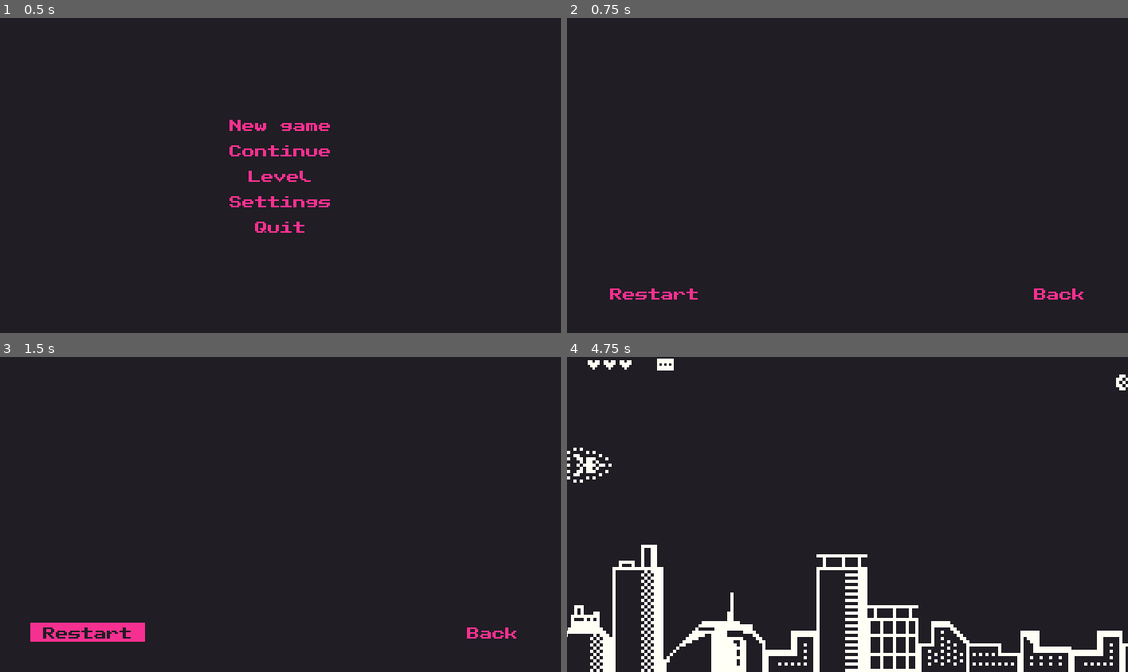
Above: before the commit, frames 1-4 (two rows, left to right).
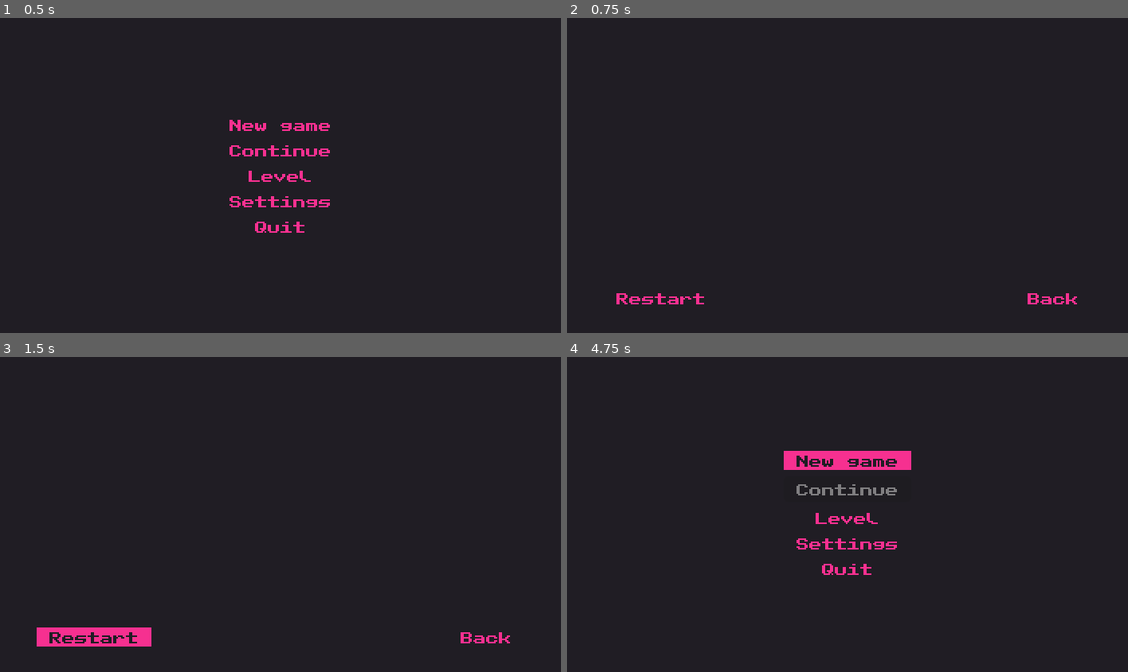
Above: after the commit, the same moments.

Repository: victor-romero-martinez/space-umpact
Game: Godot game, scene res://control/main_menu.tscn
The game is run twice, just before and just after one commit, with the same random seed, the same clock (stepped at 60 frames per second) and the same inputs.
Inputs:
- Up to frame 1 (0.5 s): no input
- Up to frame 2 (0.75 s): click "Level" at 0.5 s
- Up to frame 3 (1.5 s): click "Restart" at 1.25 s
- Up to frame 4 (4.75 s): click "Back" at 2 s; click "Settings" at 2.75 s; click "Back" at 3.5 s; click "New game" at 4.25 s

Frame 1 is identical in both runs. In frame 2, 0.6% of the frame differs, in the area x 7-93%, y 85-91%; in frame 3, 1.2%; in frame 4, 9.8%, in the area x 0-100%, y 0-100%.
Error before the commit: Invalid access to property or key 'level' on a base object of type 'Dictionary'. (res://scripts/control/main_menu.gd:8)
Error after the commit: Invalid access to property or key 'level' on a base object of type 'Dictionary'. (res://scripts/control/main_menu.gd:11)

Commit message:
update

Diff:
--- a/control/dead_menu.tscn
+++ b/control/dead_menu.tscn
@@ -1,7 +1,9 @@
-[gd_scene load_steps=3 format=3 uid="uid://bvly1kbiy7ohq"]
+[gd_scene load_steps=5 format=3 uid="uid://bvly1kbiy7ohq"]
 
 [ext_resource type="Script" path="res://scripts/control/dead_menu.gd" id="1_on13i"]
 [ext_resource type="Theme" uid="uid://bpw54qrjueliy" path="res://control/theme/pink_theme.tres" id="2_kx8tq"]
+[ext_resource type="PackedScene" uid="uid://b8rclw5pbsbpp" path="res://scenes/vfx/beep_1.tscn" id="3_yifku"]
+[ext_resource type="PackedScene" uid="uid://daycwy6rac11b" path="res://scenes/vfx/beep_2.tscn" id="4_3oiaq"]
 
 [node name="Control" type="Control"]
 layout_mode = 3
@@ -62,6 +64,10 @@
 mouse_default_cursor_shape = 2
 text = "Quit"
 
+[node name="Beep1" parent="." instance=ExtResource("3_yifku")]
+
+[node name="Beep2" parent="." instance=ExtResource("4_3oiaq")]
+
 [connection signal="pressed" from="ColorRect/MarginContainer/VBoxContainer/Retry" to="." method="_on_retry_pressed"]
 [connection signal="pressed" from="ColorRect/MarginContainer/VBoxContainer/MainMenu" to="." method="_on_main_menu_pressed"]
 [connection signal="pressed" from="ColorRect/MarginContainer/VBoxContainer/Quit" to="." method="_on_quit_pressed"]
--- a/control/level_menu.tscn
+++ /dev/null
@@ -1,74 +0,0 @@
-[gd_scene load_steps=5 format=3 uid="uid://c7nx3jikvuyxe"]
-
-[ext_resource type="Script" path="res://scripts/control/level_menu.gd" id="1_n7du3"]
-[ext_resource type="PackedScene" uid="uid://hs2qvsb6w8tj" path="res://scenes/level_1.tscn" id="2_meudv"]
-[ext_resource type="PackedScene" uid="uid://bse3clbf784ak" path="res://scenes/level_2.tscn" id="3_o7u8i"]
-[ext_resource type="Theme" uid="uid://bpw54qrjueliy" path="res://control/theme/pink_theme.tres" id="4_2ylfj"]
-
-[node name="LevelMenu" type="Control"]
-layout_mode = 3
-anchors_preset = 15
-anchor_right = 1.0
-anchor_bottom = 1.0
-grow_horizontal = 2
-grow_vertical = 2
-theme = ExtResource("4_2ylfj")
-script = ExtResource("1_n7du3")
-levels = Array[PackedScene]([ExtResource("2_meudv"), ExtResource("3_o7u8i")])
-
-[node name="ColorRect" type="ColorRect" parent="."]
-layout_mode = 1
-anchors_preset = 15
-anchor_right = 1.0
-anchor_bottom = 1.0
-grow_horizontal = 2
-grow_vertical = 2
-color = Color(0.12549, 0.113725, 0.141176, 1)
-
-[node name="MarginContainer" type="MarginContainer" parent="."]
-layout_mode = 1
-anchors_preset = 15
-anchor_right = 1.0
-anchor_bottom = 1.0
-offset_left = 19.0
-offset_top = 19.0
-offset_right = -19.0
-offset_bottom = -19.0
-grow_horizontal = 2
-grow_vertical = 2
-
-[node name="LevelContainer" type="GridContainer" parent="MarginContainer"]
-unique_name_in_owner = true
-layout_mode = 2
-size_flags_horizontal = 4
-size_flags_vertical = 4
-theme_override_constants/h_separation = 10
-theme_override_constants/v_separation = 10
-columns = 7
-
-[node name="VBoxContainer" type="HBoxContainer" parent="MarginContainer"]
-layout_mode = 2
-size_flags_vertical = 8
-
-[node name="Restart" type="Button" parent="MarginContainer/VBoxContainer"]
-layout_mode = 2
-size_flags_horizontal = 0
-focus_mode = 0
-mouse_default_cursor_shape = 2
-text = "Restart"
-
-[node name="VSeparator" type="VSeparator" parent="MarginContainer/VBoxContainer"]
-modulate = Color(1, 1, 1, 0)
-layout_mode = 2
-size_flags_horizontal = 3
-
-[node name="Back" type="Button" parent="MarginContainer/VBoxContainer"]
-layout_mode = 2
-size_flags_horizontal = 8
-focus_mode = 0
-mouse_default_cursor_shape = 2
-text = "Back
-"
-
-[connection signal="pressed" from="MarginContainer/VBoxContainer/Restart" to="." method="_on_restart_pressed"]
-[connection signal="pressed" from="MarginContainer/VBoxContainer/Back" to="." method="_on_back_pressed"]
--- a/control/main_menu.tscn
+++ b/control/main_menu.tscn
@@ -1,7 +1,12 @@
-[gd_scene load_steps=3 format=3 uid="uid://dsqspqaej2x7i"]
+[gd_scene load_steps=8 format=3 uid="uid://dsqspqaej2x7i"]
 
 [ext_resource type="Script" path="res://scripts/control/main_menu.gd" id="1_4txhe"]
 [ext_resource type="Theme" uid="uid://bpw54qrjueliy" path="res://control/theme/pink_theme.tres" id="1_tq4my"]
+[ext_resource type="PackedScene" uid="uid://b8rclw5pbsbpp" path="res://scenes/vfx/beep_1.tscn" id="3_d12y8"]
+[ext_resource type="PackedScene" uid="uid://hs2qvsb6w8tj" path="res://scenes/level_1.tscn" id="3_divir"]
+[ext_resource type="PackedScene" uid="uid://daycwy6rac11b" path="res://scenes/vfx/beep_2.tscn" id="4_5mh6q"]
+[ext_resource type="PackedScene" uid="uid://bse3clbf784ak" path="res://scenes/level_2.tscn" id="4_mjsxg"]
+[ext_resource type="PackedScene" uid="uid://b3nuxs564es82" path="res://scenes/music/main_music.tscn" id="5_kvi5w"]
 
 [node name="MainMenu" type="Control"]
 layout_mode = 3
@@ -12,6 +17,7 @@
 grow_vertical = 2
 theme = ExtResource("1_tq4my")
 script = ExtResource("1_4txhe")
+levels = Array[PackedScene]([ExtResource("3_divir"), ExtResource("4_mjsxg")])
 
 [node name="ColorRect" type="ColorRect" parent="."]
 layout_mode = 1
@@ -116,30 +122,36 @@
 layout_mode = 2
 size_flags_horizontal = 3
 
-[node name="HSlider" type="HSlider" parent="MarginContainer/Settings/Music"]
+[node name="MusicSlide" type="HSlider" parent="MarginContainer/Settings/Music"]
 clip_contents = true
 custom_minimum_size = Vector2(80, 0)
 layout_mode = 2
-
-[node name="FX" type="HBoxContainer" parent="MarginContainer/Settings"]
-layout_mode = 2
-
-[node name="Label" type="Label" parent="MarginContainer/Settings/FX"]
+min_value = -10.0
+max_value = 0.0
+step = 0.1
+
+[node name="VFX" type="HBoxContainer" parent="MarginContainer/Settings"]
+layout_mode = 2
+
+[node name="Label" type="Label" parent="MarginContainer/Settings/VFX"]
 layout_mode = 2
 theme_override_font_sizes/font_size = 8
 text = "Fx"
 
-[node name="VSeparator2" type="VSeparator" parent="MarginContainer/Settings/FX"]
+[node name="VSeparator2" type="VSeparator" parent="MarginContainer/Settings/VFX"]
 modulate = Color(1, 1, 1, 0)
 layout_mode = 2
 size_flags_horizontal = 6
 
-[node name="HSlider" type="HSlider" parent="MarginContainer/Settings/FX"]
+[node name="VFXSlide" type="HSlider" parent="MarginContainer/Settings/VFX"]
 clip_contents = true
 custom_minimum_size = Vector2(80, 0)
 layout_mode = 2
 size_flags_horizontal = 4
 size_flags_vertical = 4
+min_value = -10.0
+max_value = 0.0
+step = 0.1
 
 [node name="VSeparator" type="HSeparator" parent="MarginContainer/Settings"]
 modulate = Color(1, 1, 1, 0)
@@ -152,6 +164,59 @@
 size_flags_vertical = 4
 mouse_default_cursor_shape = 2
 text = "Back"
+
+[node name="Level" type="Control" parent="MarginContainer"]
+visible = false
+layout_mode = 2
+
+[node name="LevelContainer" type="GridContainer" parent="MarginContainer/Level"]
+layout_mode = 1
+anchors_preset = 8
+anchor_left = 0.5
+anchor_top = 0.5
+anchor_right = 0.5
+anchor_bottom = 0.5
+grow_horizontal = 2
+grow_vertical = 2
+size_flags_horizontal = 4
+size_flags_vertical = 4
+theme_override_constants/h_separation = 10
+theme_override_constants/v_separation = 10
+columns = 7
+
+[node name="VBoxContainer" type="HBoxContainer" parent="MarginContainer/Level"]
+layout_mode = 2
+offset_top = 154.0
+offset_right = 306.0
+offset_bottom = 166.0
+size_flags_vertical = 8
+
+[node name="Restart" type="Button" parent="MarginContainer/Level/VBoxContainer"]
+layout_mode = 2
+size_flags_horizontal = 0
+focus_mode = 0
+mouse_default_cursor_shape = 2
+text = "Restart"
+
+[node name="VSeparator" type="VSeparator" parent="MarginContainer/Level/VBoxContainer"]
+modulate = Color(1, 1, 1, 0)
+layout_mode = 2
+size_flags_horizontal = 3
+
+[node name="Back" type="Button" parent="MarginContainer/Level/VBoxContainer"]
+layout_mode = 2
+size_flags_horizontal = 8
+focus_mode = 0
+mouse_default_cursor_shape = 2
+text = "Back
+"
+
+[node name="Beep1" parent="." instance=ExtResource("3_d12y8")]
+visible = false
+
+[node name="Beep2" parent="." instance=ExtResource("4_5mh6q")]
+
+[node name="MainMusic" parent="." instance=ExtResource("5_kvi5w")]
 
 [connection signal="pressed" from="MarginContainer/Main/NewGame" to="." method="_on_new_game_pressed"]
 [connection signal="pressed" from="MarginContainer/Main/ContinueBtn" to="." method="_on_continue_pressed"]
@@ -159,4 +224,10 @@
 [connection signal="pressed" from="MarginContainer/Main/Settings" to="." method="_on_settings_pressed"]
 [connection signal="pressed" from="MarginContainer/Main/Quit" to="." method="_on_quit_pressed"]
 [connection signal="item_selected" from="MarginContainer/Settings/Theme/OptionButton" to="." method="_on_option_button_item_selected"]
+[connection signal="drag_ended" from="MarginContainer/Settings/Music/MusicSlide" to="." method="_on_music_slide_drag_ended"]
+[connection signal="value_changed" from="MarginContainer/Settings/Music/MusicSlide" to="." method="_on_music"]
+[connection signal="drag_ended" from="MarginContainer/Settings/VFX/VFXSlide" to="." method="_on_vfx_slide_drag_ended"]
+[connection signal="value_changed" from="MarginContainer/Settings/VFX/VFXSlide" to="." method="_on_vfx"]
 [connection signal="pressed" from="MarginContainer/Settings/Button" to="." method="_on_button_pressed"]
+[connection signal="pressed" from="MarginContainer/Level/VBoxContainer/Restart" to="." method="_on_restart_pressed"]
+[connection signal="pressed" from="MarginContainer/Level/VBoxContainer/Back" to="." method="_on_back_pressed"]
--- a/control/menu_pause.tscn
+++ b/control/menu_pause.tscn
@@ -1,7 +1,9 @@
-[gd_scene load_steps=3 format=3 uid="uid://dmb1acg6lojr5"]
+[gd_scene load_steps=5 format=3 uid="uid://dmb1acg6lojr5"]
 
 [ext_resource type="Script" path="res://scripts/control/menu_pause.gd" id="1_wm58i"]
 [ext_resource type="Theme" uid="uid://bpw54qrjueliy" path="res://control/theme/pink_theme.tres" id="2_ao2jd"]
+[ext_resource type="PackedScene" uid="uid://b8rclw5pbsbpp" path="res://scenes/vfx/beep_1.tscn" id="3_tsygb"]
+[ext_resource type="PackedScene" uid="uid://daycwy6rac11b" path="res://scenes/vfx/beep_2.tscn" id="4_6nwfw"]
 
 [node name="MenuPause" type="Node2D"]
 script = ExtResource("1_wm58i")
@@ -56,6 +58,10 @@
 mouse_default_cursor_shape = 2
 text = "Quit"
 
+[node name="Beep1" parent="." instance=ExtResource("3_tsygb")]
+
+[node name="Beep2" parent="." instance=ExtResource("4_6nwfw")]
+
 [connection signal="pressed" from="Control/MarginContainer/VBoxContainer/Resume" to="." method="_on_resume_pressed"]
 [connection signal="pressed" from="Control/MarginContainer/VBoxContainer/MainMenu" to="." method="_on_main_menu_pressed"]
 [connection signal="pressed" from="Control/MarginContainer/VBoxContainer/Quit" to="." method="_on_quit_pressed"]
--- /dev/null
+++ b/default_bus_layout.tres
@@ -0,0 +1,15 @@
+[gd_resource type="AudioBusLayout" format=3 uid="uid://bev3iqa3mf1sy"]
+
+[resource]
+bus/1/name = &"vfx"
+bus/1/solo = false
+bus/1/mute = false
+bus/1/bypass_fx = false
+bus/1/volume_db = 0.0
+bus/1/send = &"Master"
+bus/2/name = &"music"
+bus/2/solo = false
+bus/2/mute = false
+bus/2/bypass_fx = false
+bus/2/volume_db = 0.0
+bus/2/send = &"Master"
--- a/global/global.gd
+++ b/global/global.gd
@@ -1,24 +1,17 @@
 @icon("res://assets/icons/gear.svg")
 extends Node2D
 
-const DEFAULT_SETTINGS := {
+const DEFAULT_SETTINGS = {
 		'level': 1,
 		'heart': 3,
-		'theme': null
+		'theme': null,
+		'music': 0,
+		'vfx': 0
 	}
 
-var screen_size: Vector2
 
+#region Game Settings
 var game_data: Dictionary
-var player_arsenal: Array[String] = ['bullet']
-
-var defeated_boss: bool = false
-## call after hiding boss
-var queue_boss: bool = false
-## call after hiding player
-var hidden_player: bool = false
-
-
 ## Theme colors
 var theme_schema := {
 	#index: path_custome_theme, color_rect, sprites_and_tiles, index_namber
@@ -27,40 +20,52 @@
 	2: ['res://control/theme/modern_theme.tres', '#252525', '#e4e4e4', 2]
 	}
 ## User directory
-var path: String
+const PATH = 'user://data.json'
+## Min value for audio bus control
+const MIN_VOL = -10
+var screen_size = Vector2(
+	ProjectSettings.get_setting('display/window/size/viewport_width'),\
+	ProjectSettings.get_setting('display/window/size/viewport_height')
+	)
+#endregion
+
+#region Status game
+var player_arsenal: Array[String] = ['bullet']
+var defeated_boss: bool = false
+## call after hiding boss
+var queue_boss: bool = false
+## call after hiding player
+var hidden_player: bool = false
+#endregion
+
 
 #TODO: implementar animacion de spawn
 func _ready():
-	screen_size = get_viewport_rect().size
-	path = 'user://data.json'
-
-	if FileAccess.file_exists(path):
+	if FileAccess.file_exists(PATH):
 		_load_data()
 	else:
 		_create_data(DEFAULT_SETTINGS)
 
 
 func _create_data(data):
-	var file = FileAccess.open(path, FileAccess.WRITE)
+	var file = FileAccess.open(PATH, FileAccess.WRITE)
 	file.store_string(JSON.stringify(data, '\t'))
 	file.close()
 
 
-func update_save_data(level: int = 1, heart: int = 3):
-	game_data.level = level
-	game_data.heart = heart
-
-	_create_data(game_data)
+#func update_save_data(level: int = 1, heart: int = 3):
+	#game_data.level = level
+	#game_data.heart = heart
+	#
+	#_create_data(game_data)
 
 
-func update_theme(new_theme: Array):
-	game_data.theme = new_theme
-
+func update_data():
 	_create_data(game_data)
 
 
 func _load_data():
-	var file = FileAccess.open(path, FileAccess.READ)
+	var file = FileAccess.open(PATH, FileAccess.READ)
 	var res = file.get_as_text()
 	var json = JSON.new()
 	var error = json.parse(res)
@@ -69,3 +74,12 @@
 		game_data = data
 	else :
 		push_error('Unexpected data')
+
+
+func game_volumen(name_db: String, value: float):
+	var bus_idx = AudioServer.get_bus_index(name_db)
+
+	if value > MIN_VOL:
+		AudioServer.set_bus_volume_db(bus_idx, value)
+	else:
+		AudioServer.set_bus_volume_db(bus_idx, -80)
--- /dev/null
+++ b/scenes/music/main_music.tscn
@@ -0,0 +1,8 @@
+[gd_scene load_steps=2 format=3 uid="uid://b3nuxs564es82"]
+
+[ext_resource type="AudioStream" uid="uid://uqei0n24iwai" path="res://assets/music/my-universe-147152.mp3" id="1_bj5lp"]
+
+[node name="MainMusic" type="AudioStreamPlayer2D"]
+stream = ExtResource("1_bj5lp")
+autoplay = true
+bus = &"music"
--- /dev/null
+++ b/scenes/vfx/beep_1.tscn
@@ -0,0 +1,7 @@
+[gd_scene load_steps=2 format=3 uid="uid://b8rclw5pbsbpp"]
+
+[ext_resource type="AudioStream" uid="uid://d4clv1aiw4of1" path="res://assets/vfx/beep_01.ogg" id="1_nl72m"]
+
+[node name="Beep1" type="AudioStreamPlayer2D"]
+stream = ExtResource("1_nl72m")
+bus = &"vfx"
--- /dev/null
+++ b/scenes/vfx/beep_2.tscn
@@ -0,0 +1,7 @@
+[gd_scene load_steps=2 format=3 uid="uid://daycwy6rac11b"]
+
+[ext_resource type="AudioStream" uid="uid://78mg32lm1fy6" path="res://assets/vfx/beep_03.ogg" id="1_whvy8"]
+
+[node name="Beep2" type="AudioStreamPlayer2D"]
+stream = ExtResource("1_whvy8")
+bus = &"vfx"
--- a/scripts/control/dead_menu.gd
+++ b/scripts/control/dead_menu.gd
@@ -11,12 +11,15 @@
 
 
 func _on_retry_pressed():
-	get_tree().change_scene_to_file("res://scenes/level_%d.tscn" %Global.game_data.level)
+	$Beep1.play()
+	$Beep1.finished.connect(func (): get_tree().change_scene_to_file("res://scenes/level_%d.tscn" %Global.game_data.level))
 
 
 func _on_main_menu_pressed():
-	get_tree().change_scene_to_file("res://control/main_menu.tscn")
+	$Beep1.play()
+	$Beep1.finished.connect(func (): get_tree().change_scene_to_file("res://control/main_menu.tscn"))
 
 
 func _on_quit_pressed():
-	get_tree().quit()
+	$Beep2.play()
+	$Beep2.finished.connect(func (): get_tree().quit())
--- a/scripts/control/level_menu.gd
+++ /dev/null
@@ -1,42 +0,0 @@
-@tool
-extends Control
-
-
-@export var levels: Array[PackedScene] = []
-
-@onready var level_container = %LevelContainer
-
-@onready var global = Global
-
-
-func _ready():
-	# set color shema
-	if global.game_data.theme:
-		theme = load(global.game_data.theme[0])
-		$ColorRect.color = global.game_data.theme[1]
-
-	# set levels
-	if not levels.is_empty():
-		for i in range(levels.size()):
-			var button = Button.new()
-			button.text = str(i + 1)
-			button.focus_mode = Control.FOCUS_NONE
-			button.mouse_default_cursor_shape = Control.CURSOR_POINTING_HAND
-
-			button.pressed.connect(func (): self.on_emit_level(i))
-
-			level_container.add_child(button)
-	else:
-		push_error('Leveld PackedScene is missing')
-
-
-func on_emit_level(index: int):
-	get_tree().change_scene_to_packed(levels[index])
-
-
-func _on_back_pressed():
-	get_tree().change_scene_to_file("res://control/main_menu.tscn")
-
-
-func _on_restart_pressed():
-	Global.update_save_data()
--- a/scripts/control/main_menu.gd
+++ b/scripts/control/main_menu.gd
@@ -1,4 +1,7 @@
 extends Control
+
+
+@export var levels: Array[PackedScene] = []
 
 
 @onready var global = Global
@@ -11,42 +14,79 @@
 		%ContinueBtn.disabled = true
 
 	# app settings
+	$MarginContainer/Main.visible = true
 	$MarginContainer/Settings.visible = false
-	# set color shema
+	$MarginContainer/Level.visible = false
+	$MarginContainer/Settings/Music/MusicSlide.value = global.game_data.music
+	$MarginContainer/Settings/VFX/VFXSlide.value = global.game_data.vfx
+
+	_set_theme()
+	_level_creen()
+
+
+## set color shema
+func _set_theme():
 	if global.game_data.theme:
 		theme = load(global.game_data.theme[0])
 		$ColorRect.color = global.game_data.theme[1]
 		$MarginContainer/Settings/Theme/OptionButton.select(global.game_data.theme[3])
 
 
+## set levels
+func _level_creen():
+	if not levels.is_empty():
+		for i in range(levels.size()):
+			var button = Button.new()
+			button.text = str(i + 1)
+			button.focus_mode = Control.FOCUS_NONE
+			button.mouse_default_cursor_shape = Control.CURSOR_POINTING_HAND
+
+			button.pressed.connect(func (): self.on_emit_level(i))
+
+			$MarginContainer/Level/LevelContainer.add_child(button)
+	else:
+		push_error('Leveld PackedScene is missing')
+
+
 func _on_new_game_pressed():
-	get_tree().change_scene_to_file("res://scenes/level_1.tscn")
+	$Beep1.play()
+	$Beep1.finished.connect(func (): get_tree().change_scene_to_file("res://scenes/level_1.tscn"))
 
 
 func _on_continue_pressed():
 	if global.game_data.level:
-		get_tree().change_scene_to_file("res://scenes/level_%d.tscn" %global.game_data.level)
+		$Beep1.play()
+		$Beep1.finished.connect(func (): get_tree().change_scene_to_file("res://scenes/level_%d.tscn" %global.game_data.level))
 	else:
 		%ContinueBtn.disabled = true
 
 
+func _on_level_pressed():
+		$Beep1.play()
+		$MarginContainer/Main.visible = false
+		$MarginContainer/Level.visible = true
 
-func _on_level_pressed():
-	get_tree().change_scene_to_file("res://control/level_menu.tscn")
+
+func on_emit_level(index: int):
+	$Beep2.play()
+	$Beep2.finished.connect(func (): get_tree().change_scene_to_packed(levels[index]))
 
 
 func _on_quit_pressed():
-	get_tree().quit()
+	$Beep2.play()
+	$Beep2.finished.connect(func (): get_tree().quit())
 
 
 func _on_settings_pressed():
 	$MarginContainer/Main.visible = false
 	$MarginContainer/Settings.visible = true
+	$Beep1.play()
 
 
 func _on_button_pressed():
 	$MarginContainer/Main.visible = true
 	$MarginContainer/Settings.visible = false
+	$Beep2.play()
 
 
 func _on_option_button_item_selected(index):
@@ -54,12 +94,50 @@
 		0:
 			self.theme = load(global.theme_schema[index][0])
 			$ColorRect.color = Color(global.theme_schema[index][1])
-			global.update_theme(global.theme_schema[index])
+			global.game_data.theme = global.theme_schema[index]
+			global.update_data()
 		1:
 			self.theme = load(global.theme_schema[index][0])
 			$ColorRect.color = Color(global.theme_schema[index][1])
-			global.update_theme(global.theme_schema[index])
+			global.game_data.theme = global.theme_schema[index]
+			global.update_data()
 		2:
 			self.theme = load(global.theme_schema[index][0])
 			$ColorRect.color = Color(global.theme_schema[index][1])
-			global.update_theme(global.theme_schema[index])
+			global.game_data.theme = global.theme_schema[index]
+			global.update_data()
+
+	$Beep1.play()
+
+
+func _on_vfx(value):
+	global.game_volumen('vfx', value)
+
+
+func _on_music(value):
+	global.game_volumen('music', value)
+
+
+func _on_music_slide_drag_ended(value_changed):
+	if value_changed:
+		global.update_data()
+		$Beep1.play()
+
+
+func _on_vfx_slide_drag_ended(value_changed):
+	if value_changed:
+		global.update_data()
+		$Beep1.play()
+
+
+func _on_back_pressed():
+	$Beep2.play()
+	$MarginContainer/Level.visible = false
+	$MarginContainer/Main.visible = true
+
+
+func _on_restart_pressed():
+	$Beep1.play()
+	global.game_data.level = 1
+	global.update_data()
+	%ContinueBtn.disabled = true
--- a/scripts/control/menu_pause.gd
+++ b/scripts/control/menu_pause.gd
@@ -15,12 +15,15 @@
 
 
 func _on_resume_pressed():
+	$Beep2.play()
 	resume.emit()
 
 
 func _on_main_menu_pressed():
-	get_tree().change_scene_to_file("res://control/main_menu.tscn")
+	$Beep1.play()
+	$Beep1.finished.connect(func (): get_tree().change_scene_to_file("res://control/main_menu.tscn"))
 
 
 func _on_quit_pressed():
-	get_tree().quit()
+	$Beep2.play()
+	$Beep2.finished.connect(func (): get_tree().quit())
--- a/scripts/utils/level_settings.gd
+++ b/scripts/utils/level_settings.gd
@@ -41,7 +41,8 @@
 	var next_level = 'res://scenes/level_%d.tscn' %next_value
 
 	if FileAccess.file_exists(next_level):
-		global.update_save_data(next_value)
+		global.game_data.level = next_value
+		global.update_data()
 		get_tree().change_scene_to_file(next_level)
 	else:
 		get_tree().change_scene_to_file('res://control/credit.tscn')
Not shown, added: assets/vfx/beep_01.ogg
Not shown, added: assets/vfx/beep_03.ogg
